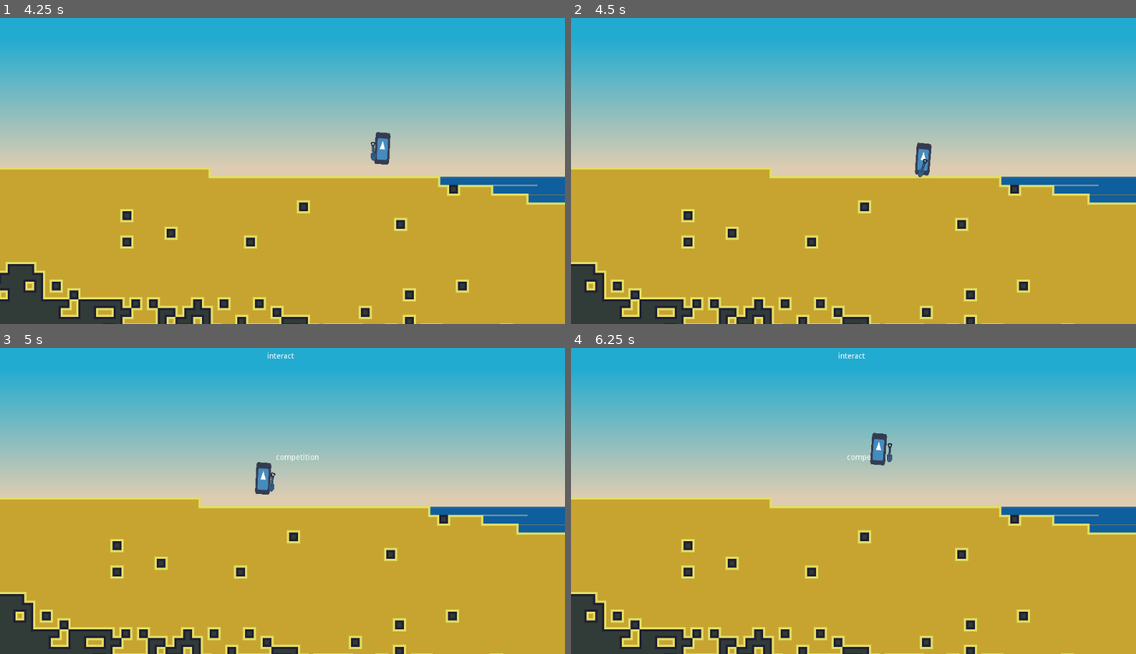
Above: before the commit, frames 1-4 (two rows, left to right).
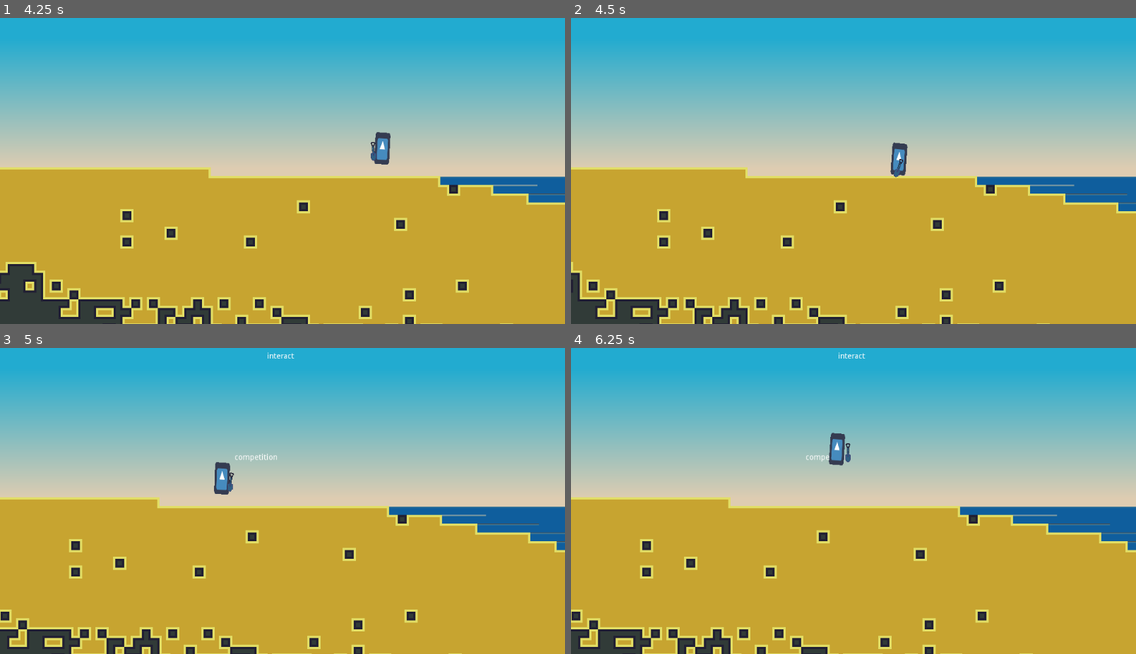
Above: after the commit, the same moments.

Repository: Eptwalabha/ld48
Game: Godot game, scene res://scenes/levels/map/HubLevel.tscn
Two runs of this game, one before a commit and one after it. Both use one fixed random seed, a clock stepped at 60 frames per second and the inputs below. This scene is started directly instead of the project's main scene. The engine's default icon, where the game draws it, is replaced by a stand-in: a white triangle on a blue panel in a dark square.
Inputs (mouse positions are in pixels of both pictures, inside the frame that each line leads up to):
- Up to frame 1 (4.25 s): move the mouse to (406, 143) at 0.52 s; hold E (action) 0.53-1.28 s; hold Right (move_right) 0.53-2.03 s; tap Space (move_jump) at 0.77, 1.52, 3.02, 3.77 s; move the mouse to (169, 174) at 1.27 s; tap E (action) at 1.35, 2.85 s; move the mouse to (339, 85) at 2.02 s; hold Left (move_left) 2.03-2.78 s; hold E (action) 2.03-2.78 s; move the mouse to (254, 226) at 2.77 s; hold Right (move_right) from 2.78 s (still down); move the mouse to (452, 207) at 3.52 s; hold E (action) from 3.53 s (still down)
- Up to frame 2 (4.5 s): move the mouse to (684, 109) at 4.27 s; release Right (move_right) at 4.28 s; release E (action) at 4.28 s; hold Left (move_left) from 4.28 s (still down); tap E (action) at 4.35 s
- Up to frame 3 (5 s): keep holding Left (move_left); tap Space (move_jump) at 4.52 s
- Up to frame 4 (6.25 s): move the mouse to (881, 488) at 5.02 s; release Left (move_left) at 5.03 s; hold Right (move_right) 5.03-5.78 s; hold E (action) 5.03-5.78 s; move the mouse to (768, 406) at 5.77 s; hold Left (move_left) from 5.78 s (still down); tap E (action) at 5.85 s; tap Space (move_jump) at 6.02 s

Frame 1 is identical in both runs. In frame 2, 7.0% of the frame differs, in the area x 0-100%, y 40-100%; in frame 3, 7.6%, in the area x 0-100%, y 34-100%; in frame 4, 7.6%.

Commit message:
add non wallridable borders to Hubworld

Diff:
--- a/project.godot
+++ b/project.godot
@@ -128,6 +128,7 @@
 2d_physics/layer_2="level"
 2d_physics/layer_3="enemies"
 2d_physics/layer_4="trigger"
+2d_physics/layer_5="level-limit"
 
 [physics]
 
--- a/scenes/Player.tscn
+++ b/scenes/Player.tscn
@@ -176,76 +176,76 @@
 "values": [ Vector2( 0, -30 ), Vector2( 0, -31 ), Vector2( 0, -30 ) ]
 }
 
-[sub_resource type="Animation" id=20]
+[sub_resource type="Animation" id=7]
 resource_name = "wallriding"
 
-[sub_resource type="AnimationNodeAnimation" id=7]
+[sub_resource type="AnimationNodeAnimation" id=8]
 animation = "dig"
 
-[sub_resource type="AnimationNodeAnimation" id=8]
+[sub_resource type="AnimationNodeAnimation" id=9]
 animation = "idle"
 
-[sub_resource type="AnimationNodeAnimation" id=9]
+[sub_resource type="AnimationNodeAnimation" id=10]
 animation = "jump"
 
-[sub_resource type="AnimationNodeAnimation" id=10]
+[sub_resource type="AnimationNodeAnimation" id=11]
 animation = "move"
 
-[sub_resource type="AnimationNodeAnimation" id=21]
+[sub_resource type="AnimationNodeAnimation" id=12]
 animation = "wallriding"
 
-[sub_resource type="AnimationNodeStateMachineTransition" id=11]
-
-[sub_resource type="AnimationNodeStateMachineTransition" id=12]
+[sub_resource type="AnimationNodeStateMachineTransition" id=13]
+
+[sub_resource type="AnimationNodeStateMachineTransition" id=14]
 switch_mode = 2
 auto_advance = true
 
-[sub_resource type="AnimationNodeStateMachineTransition" id=13]
+[sub_resource type="AnimationNodeStateMachineTransition" id=15]
 advance_condition = "moving"
 
-[sub_resource type="AnimationNodeStateMachineTransition" id=14]
+[sub_resource type="AnimationNodeStateMachineTransition" id=16]
 advance_condition = "not_moving"
 
-[sub_resource type="AnimationNodeStateMachineTransition" id=15]
+[sub_resource type="AnimationNodeStateMachineTransition" id=17]
 advance_condition = "grounded"
 
-[sub_resource type="AnimationNodeStateMachineTransition" id=16]
+[sub_resource type="AnimationNodeStateMachineTransition" id=18]
 advance_condition = "not_grounded"
 
-[sub_resource type="AnimationNodeStateMachineTransition" id=17]
+[sub_resource type="AnimationNodeStateMachineTransition" id=19]
 advance_condition = "not_grounded"
 
-[sub_resource type="AnimationNodeStateMachineTransition" id=22]
+[sub_resource type="AnimationNodeStateMachineTransition" id=20]
 advance_condition = "wallriding"
 
-[sub_resource type="AnimationNodeStateMachineTransition" id=23]
+[sub_resource type="AnimationNodeStateMachineTransition" id=21]
 advance_condition = "not_wallriding"
 
-[sub_resource type="AnimationNodeStateMachine" id=18]
-states/dig/node = SubResource( 7 )
+[sub_resource type="AnimationNodeStateMachine" id=22]
+states/dig/node = SubResource( 8 )
 states/dig/position = Vector2( 594, 81 )
-states/idle/node = SubResource( 8 )
+states/idle/node = SubResource( 9 )
 states/idle/position = Vector2( 231, 81 )
-states/jump/node = SubResource( 9 )
+states/jump/node = SubResource( 10 )
 states/jump/position = Vector2( 594, 198 )
-states/move/node = SubResource( 10 )
+states/move/node = SubResource( 11 )
 states/move/position = Vector2( 231, 198 )
-states/wallriding/node = SubResource( 21 )
+states/wallriding/node = SubResource( 12 )
 states/wallriding/position = Vector2( 779, 141 )
-transitions = [ "idle", "dig", SubResource( 11 ), "dig", "idle", SubResource( 12 ), "idle", "move", SubResource( 13 ), "move", "idle", SubResource( 14 ), "jump", "idle", SubResource( 15 ), "idle", "jump", SubResource( 16 ), "move", "jump", SubResource( 17 ), "jump", "wallriding", SubResource( 22 ), "wallriding", "jump", SubResource( 23 ) ]
+transitions = [ "idle", "dig", SubResource( 13 ), "dig", "idle", SubResource( 14 ), "idle", "move", SubResource( 15 ), "move", "idle", SubResource( 16 ), "jump", "idle", SubResource( 17 ), "idle", "jump", SubResource( 18 ), "move", "jump", SubResource( 19 ), "jump", "wallriding", SubResource( 20 ), "wallriding", "jump", SubResource( 21 ) ]
 start_node = "idle"
 graph_offset = Vector2( 123, 51 )
 
-[sub_resource type="AnimationNodeStateMachinePlayback" id=19]
+[sub_resource type="AnimationNodeStateMachinePlayback" id=23]
 
 [node name="Player" type="KinematicBody2D"]
-collision_mask = 14
+collision_mask = 30
 script = ExtResource( 1 )
 
 [node name="Pivot" type="Node2D" parent="."]
 
 [node name="icon" type="Sprite" parent="Pivot"]
-position = Vector2( 0, -28 )
+position = Vector2( 0, -30 )
 scale = Vector2( 0.42, 0.9 )
 texture = ExtResource( 2 )
 
--- a/scenes/levels/map/HubLevel.gd
+++ b/scenes/levels/map/HubLevel.gd
@@ -5,7 +5,7 @@
 
 func _ready() -> void:
 	context_label.hide()
-	set_camera_limit(-400, 290, 20, 1300)
+	set_camera_limit(-400, 290, 20, 1500)
 	for node in get_children():
 		if node is MapTrigger:
 			node.connect("body_entered", self, "_on_MapTrigger_entered")
@@ -17,7 +17,6 @@
 			"shop": on_shop_interact()
 			"competition": on_competition_interact()
 			_: pass
-	.update_camera($Player)
 
 func show_interact(show: bool) -> void:
 	context_label.visible = show
--- a/scenes/levels/map/HubLevel.tscn
+++ b/scenes/levels/map/HubLevel.tscn
@@ -1,10 +1,13 @@
-[gd_scene load_steps=6 format=2]
+[gd_scene load_steps=7 format=2]
 
 [ext_resource path="res://scenes/levels/tilemaps/HubTilemap.tscn" type="PackedScene" id=1]
 [ext_resource path="res://scenes/levels/Level.tscn" type="PackedScene" id=2]
 [ext_resource path="res://scenes/levels/map/HubLevel.gd" type="Script" id=3]
 [ext_resource path="res://scenes/levels/triggers/Shop.tscn" type="PackedScene" id=4]
 [ext_resource path="res://scenes/levels/triggers/Competition.tscn" type="PackedScene" id=5]
+
+[sub_resource type="RectangleShape2D" id=1]
+extents = Vector2( 20, 300 )
 
 [node name="HubLevel" instance=ExtResource( 2 )]
 script = ExtResource( 3 )
@@ -31,3 +34,19 @@
 __meta__ = {
 "_edit_use_anchors_": false
 }
+
+[node name="Border" type="StaticBody2D" parent="." index="8"]
+collision_layer = 16
+collision_mask = 0
+
+[node name="Right" type="CollisionShape2D" parent="Border" index="0"]
+position = Vector2( 1500, 0 )
+shape = SubResource( 1 )
+
+[node name="Left" type="CollisionShape2D" parent="Border" index="1"]
+shape = SubResource( 1 )
+
+[node name="SeeBottom" type="CollisionShape2D" parent="Border" index="2"]
+position = Vector2( 1348.7, 51.9882 )
+rotation = 1.57079
+shape = SubResource( 1 )
Not shown: 1 places in scenes/Player.tscn that only renumber resources
